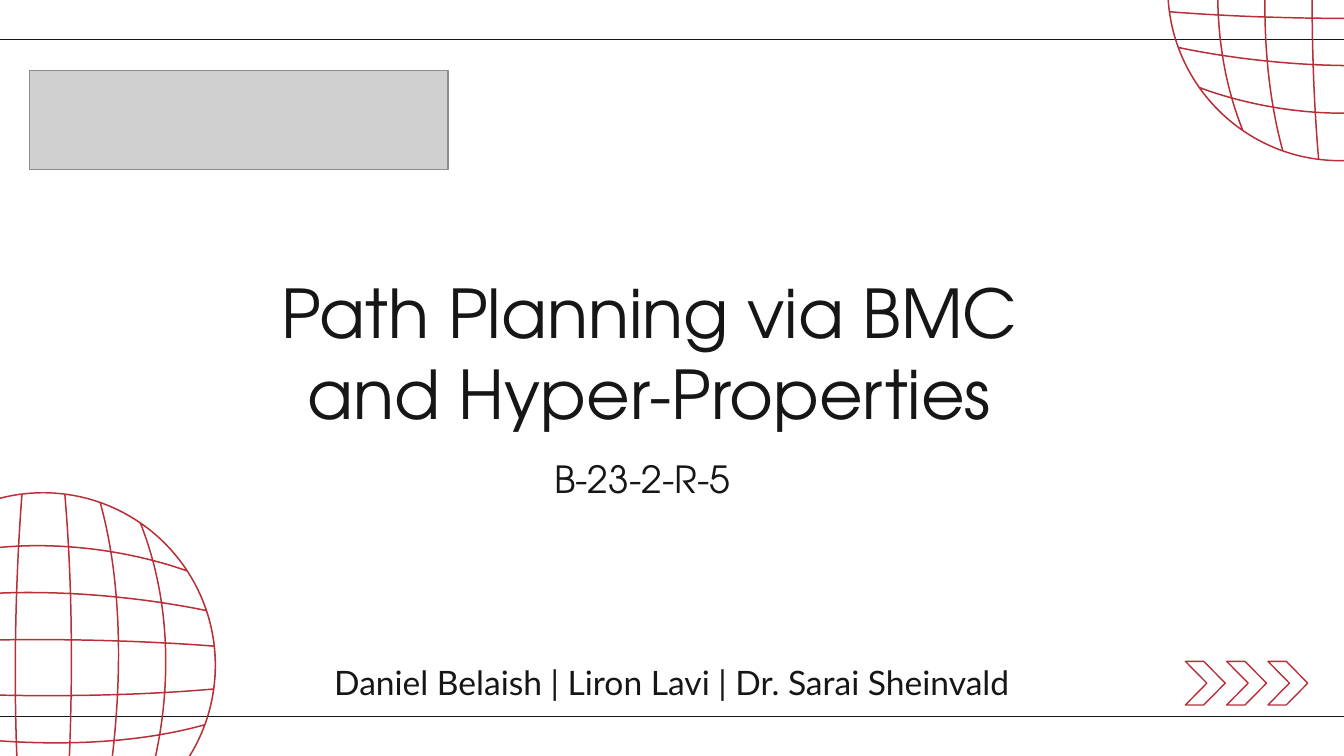
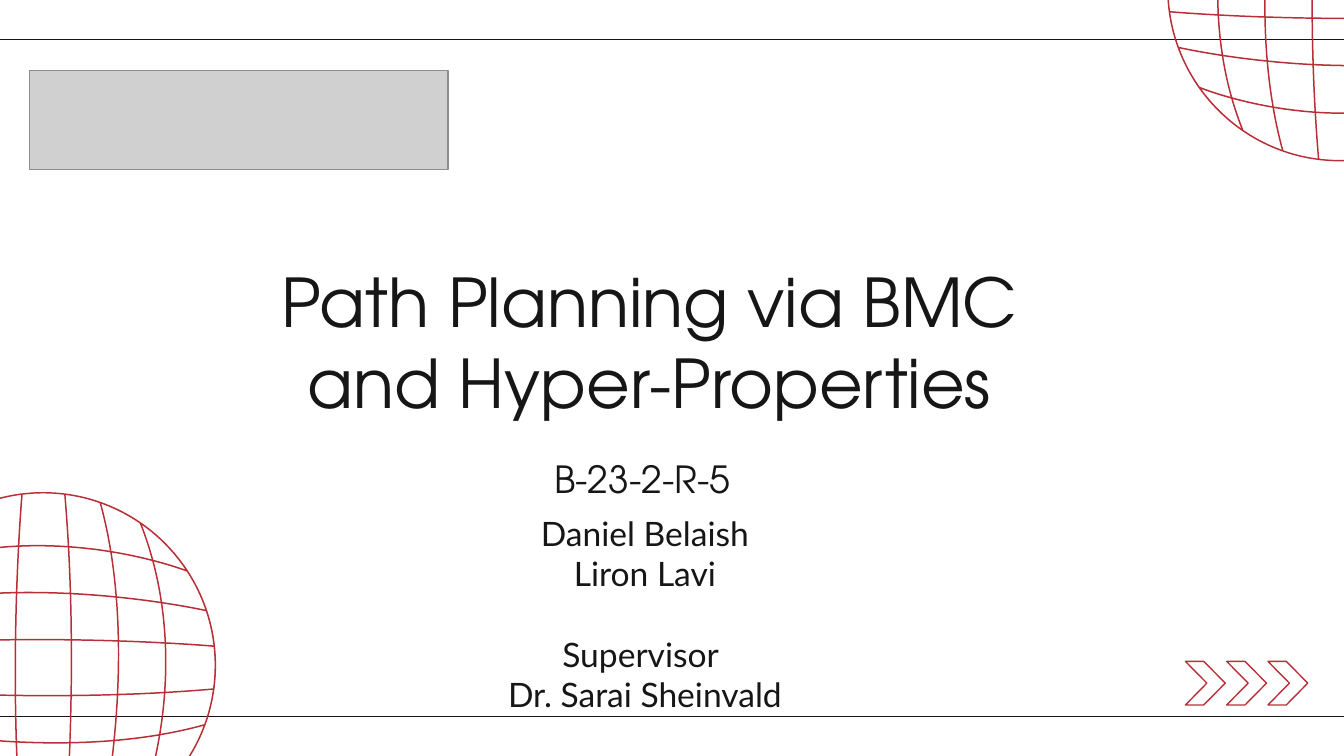
Before and after one commit to danielbal21/BMC_Path_Planning, a slide deck: slide 1 of Capstone Project Phase-B-23-2-R-5.pptx. Drawn at 1344x756 pixels with LibreOffice and Linux fonts; fonts in the diff are those of the drawing; grey boxes stand for pictures; background and template pictures are left out. Boxes give left, top, right and bottom in pixels: in the first picture for what was removed or moved away, otherwise in the second. Text is boxed around its words. In the diff, an @@ line names an element or a change of style, - is before the commit and + after.

```diff
--- a/Capstone Project Phase-B-23-2-R-5.pptx
+++ b/Capstone Project Phase-B-23-2-R-5.pptx
@@ title "Path Planning via BMC and ...": place and size @@
-title "Path Planning via BMC and ..." at [281, 287, 1017, 432]
+title "Path Planning via BMC and ..." at [281, 276, 1017, 421]
@@ subtitle at [508, 521, 782, 708]: text changed @@
-Daniel Belaish | Liron Lavi | Dr. Sarai Sheinvald
+Daniel Belaish
+Liron Lavi
+Supervisor
+Dr. Sarai Sheinvald
```
Also in this commit, not shown: 2 other slides changed, 2 slides added.
